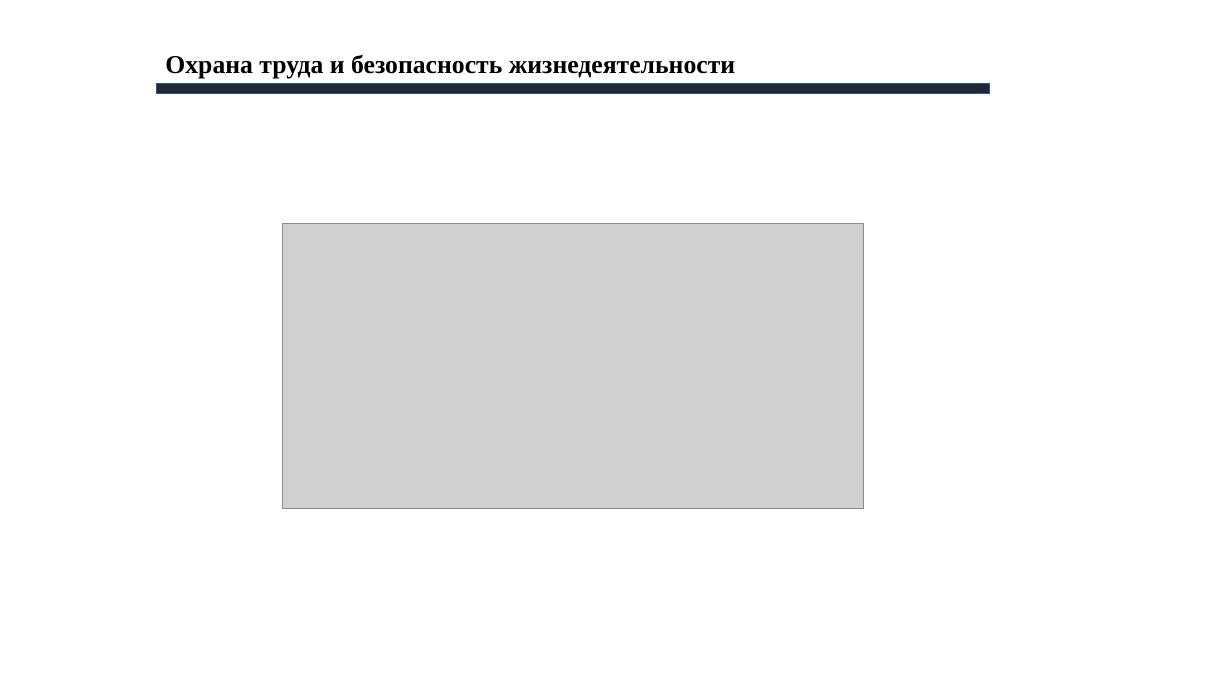
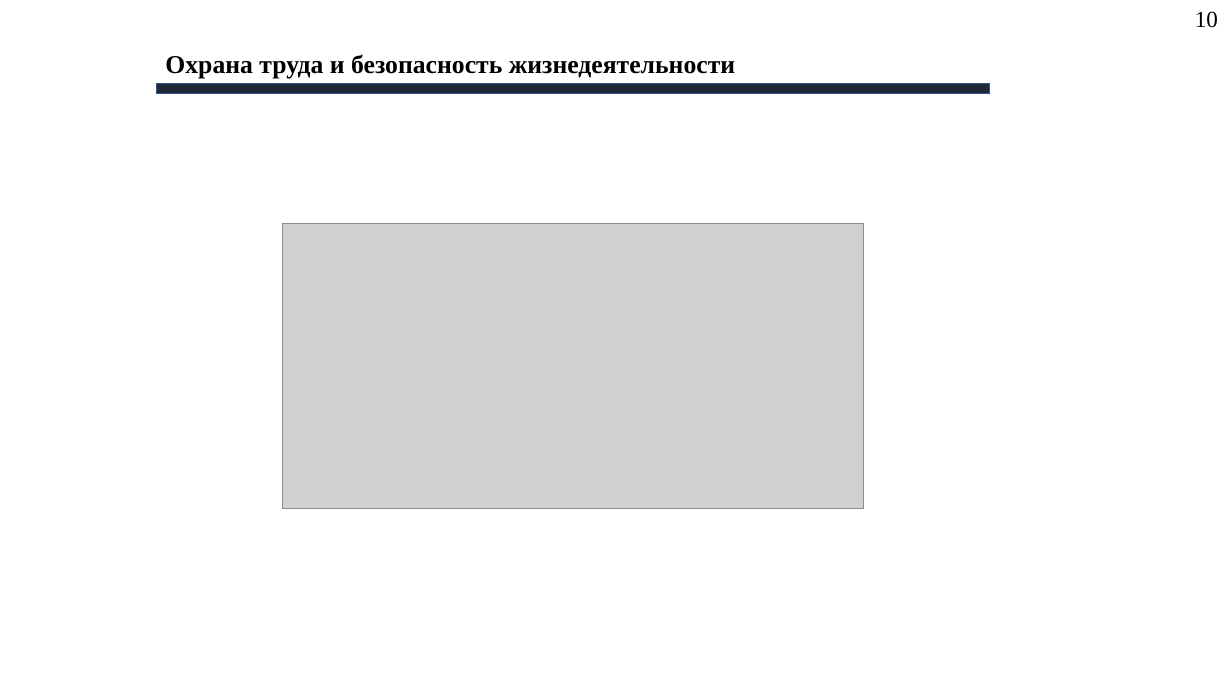
Before and after one commit to AlexeyBQS/Examwork, a slide deck: slide 11 of Presentation/Презентация.pptx (slide 10 before the commit). Drawn at 1232x693 pixels with LibreOffice and Linux fonts; fonts in the diff are those of the drawing; grey boxes stand for pictures; background and template pictures are left out. Boxes give left, top, right and bottom in pixels: in the first picture for what was removed or moved away, otherwise in the second. Text is boxed around its words. In the diff, an @@ line names an element or a change of style, - is before the commit and + after.

```diff
--- a/Presentation/Презентация.pptx
+++ b/Presentation/Презентация.pptx
@@ text added at <box>1195,11,1218,28</box>, 18 pt, text #000000 @@
+10
```
Also in this commit, not shown: 8 other slides changed, 1 slide added, 1 other file.
